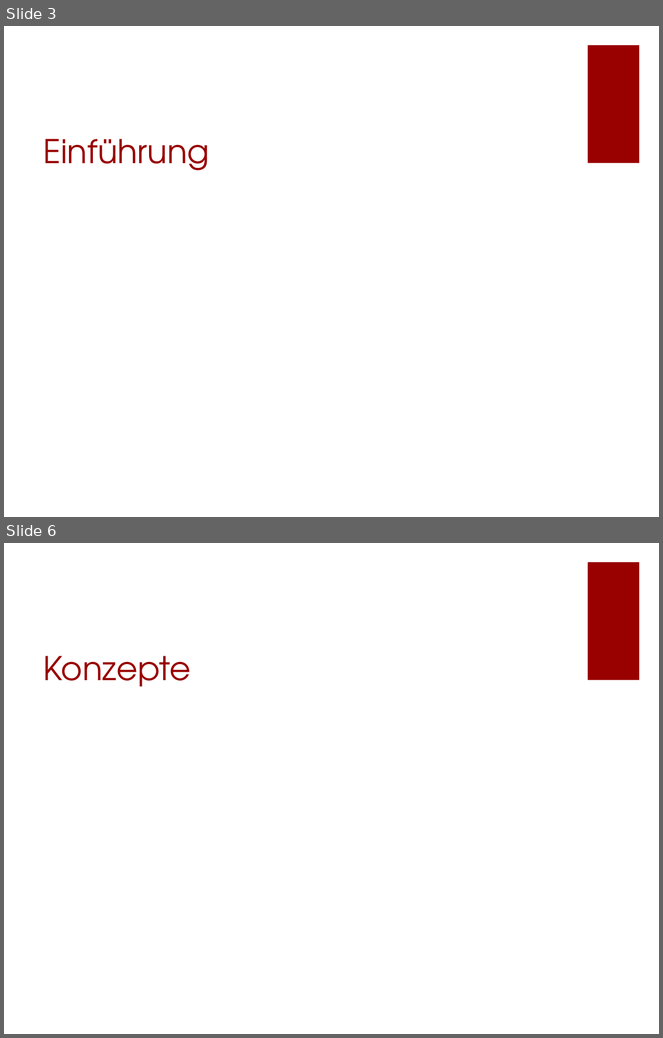
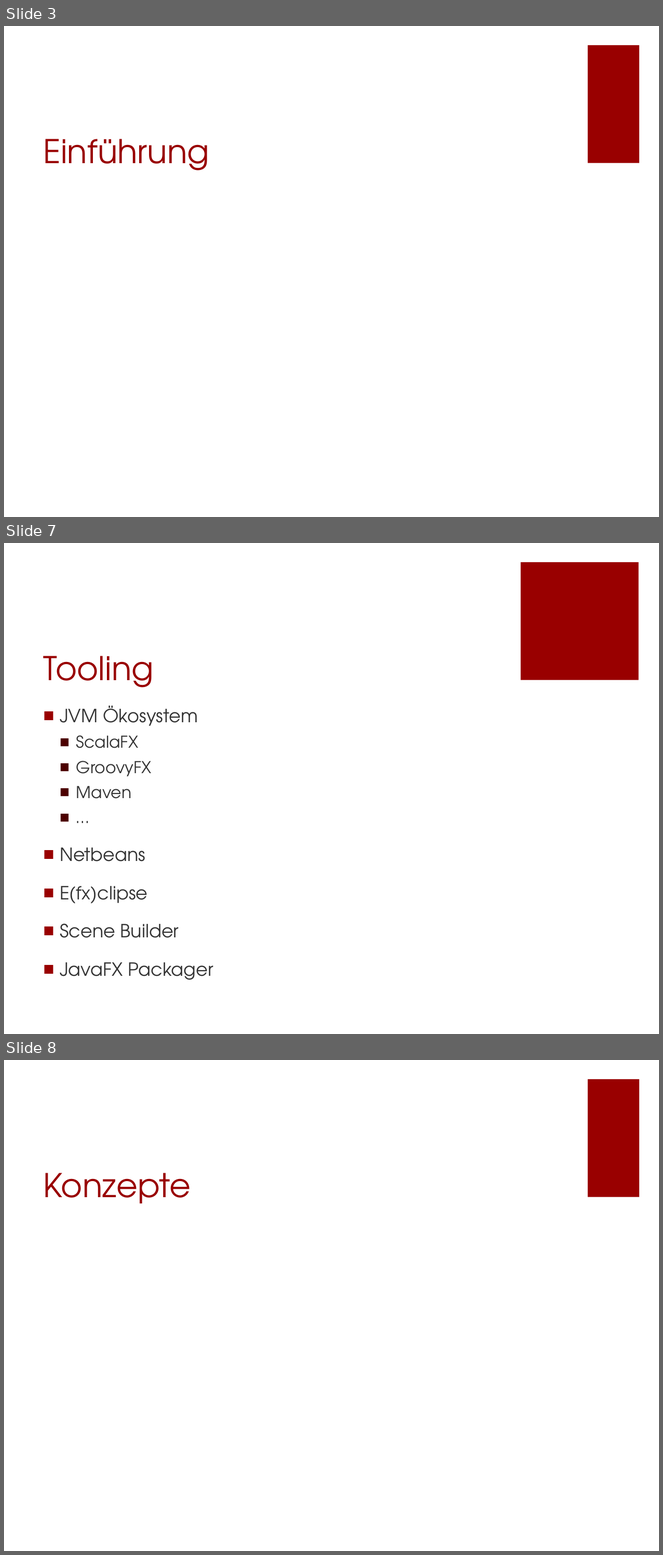
Before and after one commit to Morkunas/jfxusergroup, a slide deck: JavaFX-UserGroup.pptx. Shown one above the other, each under a label of ours: slides 3 and 6 before the commit, slides 3, 7 and 8 after it; the slides between them are not shown. The pictures are 663x1038 and 663x1555 pixels, drawn with LibreOffice and Linux fonts; fonts in the diff are those of the drawing; background and template pictures are left out. Boxes give left, top, right and bottom in pixels: in the first picture for what was removed or moved away, otherwise in the second. Text is boxed around its words. In the diff, an @@ line names an element or a change of style, - is before the commit and + after.

```diff
--- a/JavaFX-UserGroup.pptx
+++ b/JavaFX-UserGroup.pptx
@@ slide 7 added at (x1=4, y1=543, x2=659, y2=1034), background #FFFFFF @@
@@ rectangle added at (x1=521, y1=562, x2=639, y2=680), fill #990000 @@
@@ title added at (x1=44, y1=656, x2=154, y2=688), 36 pt, text #990000 @@
+Tooling
@@ text added at (x1=60, y1=706, x2=213, y2=980), 20 pt, text #333333 @@
+■ JVM Ökosystem
+  ■ ScalaFX
+  ■ GroovyFX
+  ■ Maven
+  ■ …
+■ Netbeans
+■ E(fx)clipse
+■ Scene Builder
+■ JavaFX Packager
@@ what was slide 6 is now slide 8 @@
```
Also in this commit, not shown: 8 slides changed, 2 other slides added, 1 slide removed.
